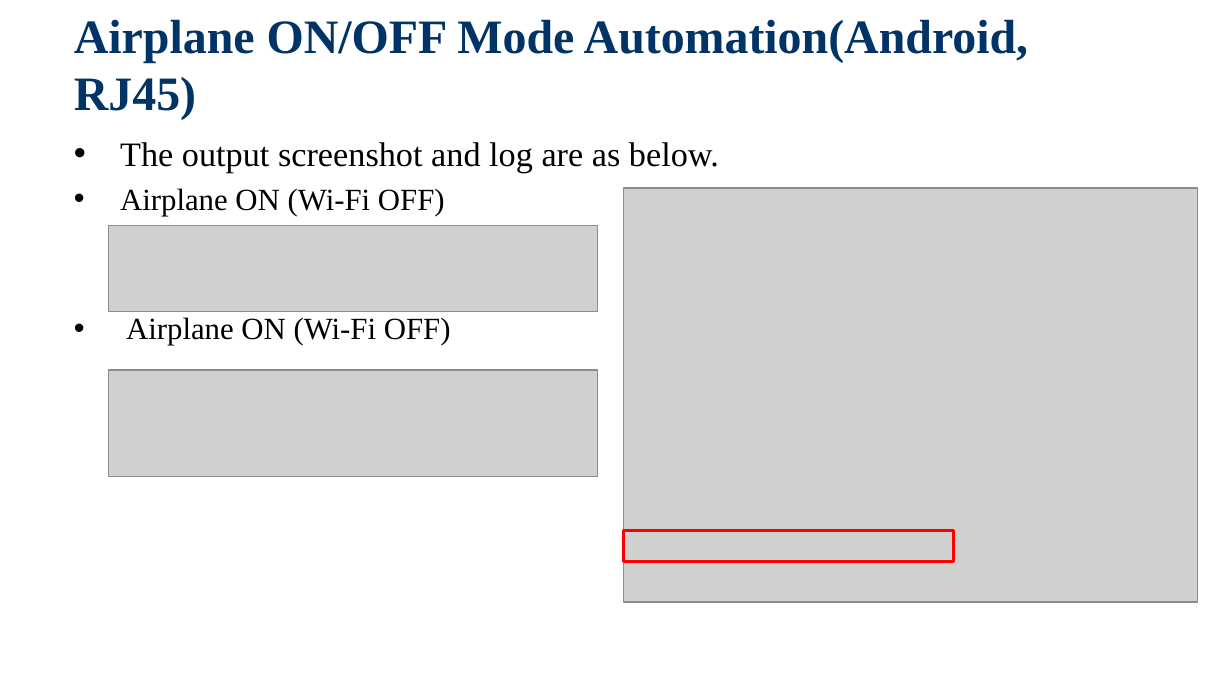
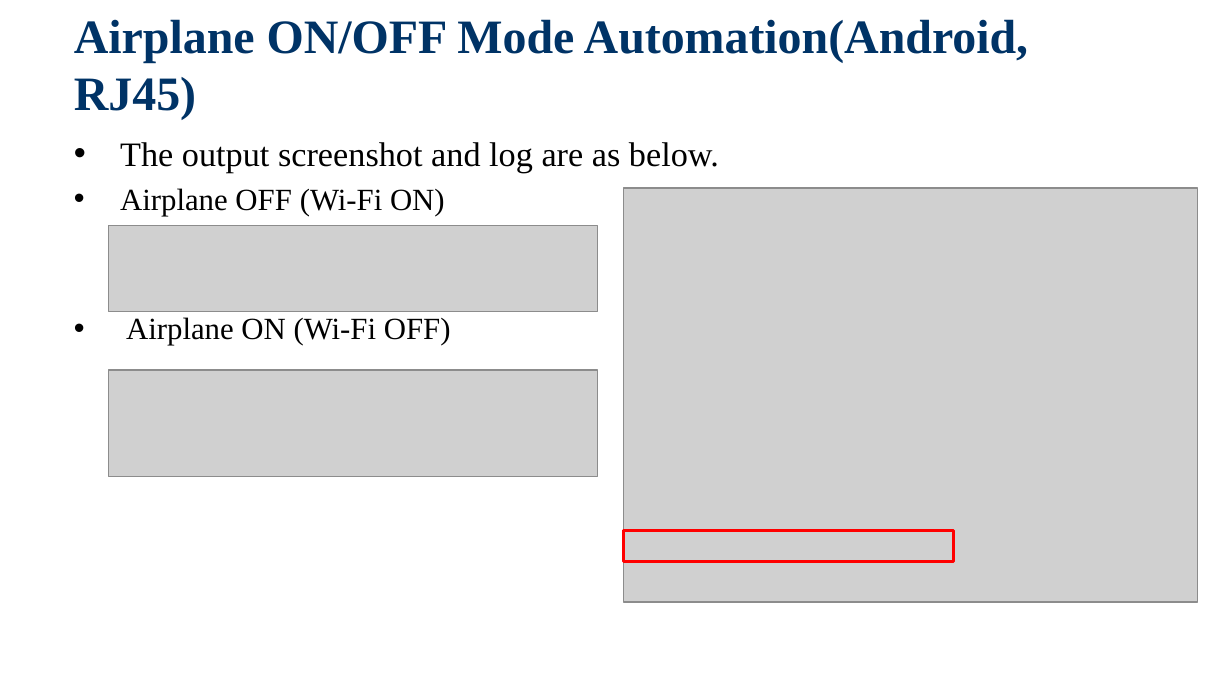
Before and after one commit to jackiejay888/automation, a slide deck: slide 13 of kpi/Automation Testing_20200303_1.pptx. Drawn at 1232x693 pixels with LibreOffice and Linux fonts; fonts in the diff are those of the drawing; grey boxes stand for pictures; background and template pictures are left out. Boxes give left, top, right and bottom in pixels: in the first picture for what was removed or moved away, otherwise in the second. Text is boxed around its words. In the diff, an @@ line names an element or a change of style, - is before the commit and + after.

```diff
--- a/kpi/Automation Testing_20200303_1.pptx
+++ b/kpi/Automation Testing_20200303_1.pptx
@@ text at box(120, 188, 445, 216): paragraph added @@
+  • Airplane OFF (Wi-Fi ON)
```
Also in this commit, not shown: 2 other slides changed.
